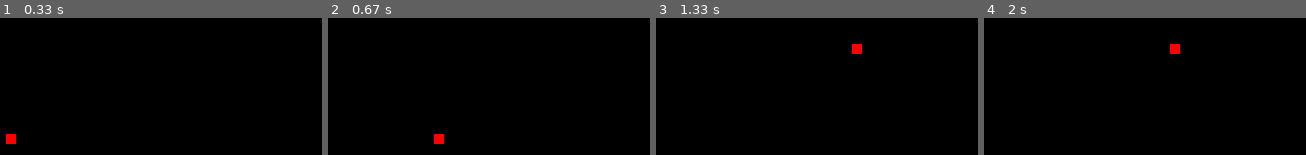
Above: before the commit, frames 1-4 (left to right).
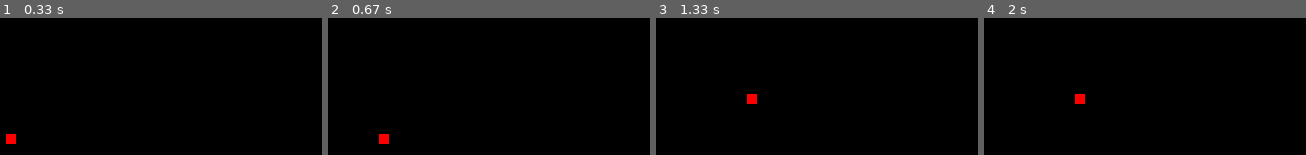
Above: after the commit, the same moments.

Repository: arimendelow/python_games
Game: pygame game, started from pygame_template.py
The game is run twice, just before and just after one commit, with the same random seed, the same clock (stepped at 60 frames per second) and the same inputs.
Inputs:
- Up to frame 1 (0.33 s): no input
- Up to frame 2 (0.67 s): hold Right from 0.33 s (still down)
- Up to frame 3 (1.33 s): release Right at 0.8 s; hold Up 0.83-1.13 s; hold Right from 1.17 s (still down)
- Up to frame 4 (2 s): release Right at 1.63 s; hold Left from 1.67 s (still down)

Frame 1 is identical in both runs. In frame 2, 0.5% of the frame differs, in the area x 15-37%, y 84-92%; in frame 3, 0.5%; in frame 4, 0.5%.

Commit message:
Just some updates

Diff:
--- a/pong/pong.py
+++ b/pong/pong.py
@@ -8,19 +8,20 @@
 # Control the size of the elements
 paddleWidth = 20
 paddleHeight = 100
-ballRad = 16
+ballRad = 15
 
 # What is the maximum angle (in degrees) of reflection from the paddle?
-maxAngle = 45
+maxAngle = 30
 
 # Controls the speed of the elements - in px/s
-paddleVel = 10
-ballVel = 10
+paddleVel = 25
+ballVel = 20
 
 # Allow us to set our FPS
 clock = pygame.time.Clock()
+fps = 120
 # redraws per second
-RPS = 30
+RPS = 120
 
 # Commonly used colors
 black = (0, 0, 0,)
@@ -28,17 +29,18 @@
 red = (255, 0, 0,)
 green = (0, 255, 0)
 blue = (0, 0, 255)
+yellow = (255, 255, 0)
 
 # Colors of the different elements
 bgColor = black
 paddleColor = white
-ballColor = white
+ballColor = red
 textColor = white
 
 # Make our window - this is what we'll draw on
 screenWidth = 720
 screenHeight = 480
-win = pygame.display.set_mode((screenWidth, screenHeight)) # Giving it a touple with the size of the window
+win = pygame.display.set_mode((screenWidth, screenHeight), 0, 16) # Giving it a touple with the size of the window
 pygame.display.set_caption(gameName) # Give the window a title
 bg = pygame.Surface(win.get_size())
 bg = bg.convert()
@@ -57,7 +59,8 @@
 # Global variables
 player = object
 opponent = object
-ball = object
+# ball = object
+balls = []
 
 # For displaying text
 def displayTextCenterAlign(fontSize, text, x, y, color = textColor):
@@ -71,20 +74,6 @@
 	text = font.render(text, True, color)
 	win.blit(text, (x, y))
 
-# class circle(object):
-# 	# For if character is a square
-# 	def __init__(self, radius = ballRad, x = screenWidth // 2, y = screenHeight // 2, color = ballColor, xvel = 0, dir = LEFT):
-# 		self.radius = radius
-# 		self.x = x
-# 		self.y = y
-# 		self.color = color
-# 		self.vel = vel
-# 		self.dir = dir
-
-# 	def draw(self, win):
-# 		# Draw the circle
-# 		pygame.draw.circle(win, self.color, (self.x, self.y), self.radius)
-
 class rectangle(object):
 	def __init__(self, width, height, x, y, xVel = 0, yVel = 0, color = white):
 		self.width = width
@@ -112,14 +101,16 @@
 		# Player
 	player.draw(win)
 		# Objectives
-	ball.draw(win)
+	for ball in balls:
+		ball.draw(win)
 
 	# Need to refresh the window to show any s, ie draws
 	pygame.display.update()
 
 def waitForStart():
 	global player
-	global ball
+	# global ball
+	global balls
 	global opponent
 	global score
 	waiting = True
@@ -138,17 +129,52 @@
 					yVel = paddleVel,
 					color = paddleColor
 				)
-				# Generate our first ball
-				ball = rectangle(
+				balls.append(rectangle(
 					width = ballRad,
 					height = ballRad,
-					x = screenWidth // 2,
-					y = screenHeight // 2,
+					x = screenWidth // 2 - ballRad // 2,
+					y = screenHeight // 2 - ballRad // 2,
 					xVel = -ballVel,
 					yVel = 0,
 					color = ballColor
-
-				)
+				))
+				# These are all for testing
+				# balls.append(rectangle(
+				# 	width = ballRad,
+				# 	height = ballRad,
+				# 	x = screenWidth // 2 - ballRad // 2,
+				# 	y = screenHeight // 2 - ballRad // 2 + 20,
+				# 	xVel = -ballVel,
+				# 	yVel = 0,
+				# 	color = blue
+				# ))
+				# balls.append(rectangle(
+				# 	width = ballRad,
+				# 	height = ballRad,
+				# 	x = screenWidth // 2 - ballRad // 2,
+				# 	y = screenHeight // 2 - ballRad // 2 - 20,
+				# 	xVel = -ballVel,
+				# 	yVel = 0,
+				# 	color = green
+				# ))
+				# balls.append(rectangle(
+				# 	width = ballRad,
+				# 	height = ballRad,
+				# 	x = screenWidth // 2 - ballRad // 2,
+				# 	y = screenHeight // 2 - ballRad // 2 + 40,
+				# 	xVel = -ballVel,
+				# 	yVel = 0,
+				# 	color = red
+				# ))
+				# balls.append(rectangle(
+				# 	width = ballRad,
+				# 	height = ballRad,
+				# 	x = screenWidth // 2 - ballRad // 2,
+				# 	y = screenHeight // 2 - ballRad // 2 - 40,
+				# 	xVel = -ballVel,
+				# 	yVel = 0,
+				# 	color = yellow
+				# ))
 				# Generate our opponent
 				# todo
 				score = 0
@@ -180,7 +206,8 @@
 def playGame():
 
 	global player
-	global ball
+	# global ball
+	global balls
 	global opponent
 	global score
 	global highScore
@@ -188,7 +215,7 @@
 	run = True
 	timedelta = 0
 	while run:
-		clock.tick(60) # 60 FPS
+		clock.tick(fps) # set FPS
 		# For tracking how many ms it's been since we last did a display update
 		timedelta += clock.tick(60)
 
@@ -212,35 +239,36 @@
 
 		if keys[pygame.K_DOWN] and player.y < screenHeight - player.height - player.yVel:
 			player.y += player.yVel
-
-		# Bounce the ball
-		# Off the walls
-		# Top wall (minus because yVel will be negative) & bottom wall
-		if ball.y <= 0 - ball.yVel or ball.y >= screenHeight - ball.height:
-			ball.yVel *= -1 # Bounce
-		# Right wall - for testing (diable this once the opponent has been added)
-		if ball.x >= screenWidth - ball.width - ball.xVel:
-			ball.xVel *= -1 # Bounce
-
-		# Off the paddle
-		# First of all, did it hit the user's paddle (which, remember, is on the left AKA x = 0)
-		if ball.x <= player.x + player.width and ball.x + ball.width > player.x:
-			if ball.y < player.y + player.height and ball.y + ball.height > player.y:
-				# Hit! Now, bounce.
-				# How far is the ball from the center of the paddle?
-				ballCenter = ball.y + ballRad / 2
-				paddleCenter = player.y + paddleHeight / 2
-				ballDelta = ballCenter - paddleCenter  # Negative if the ball is on the higher half of the paddle
-				# Scale this delta into angle of reflection, from 0 to ±maxAngle°
-				ballAngle = (ballDelta * maxAngle) / (paddleHeight / 2)
-				# Now, break up the ball velocity into its x and y components according to this angle
-				ball.xVel = abs(math.cos(ballAngle) * ballVel) # abs cuz it needs to be moving right after the bounce (positive value)
-				ball.yVel = math.sin(ballAngle) * ballVel
-
-		# Move the ball - rather than controlling the direction of the ball here,
-		# the xVel and yVel are made positive or negative by the code handling bouncing
-		ball.x += ball.xVel
-		ball.y += ball.yVel
+		for ball in balls:
+			# Bounce the ball
+			# Off the walls
+			# Top wall (minus because yVel will be negative) & bottom wall
+			if ball.y <= 0 - ball.yVel or ball.y >= screenHeight - ball.height:
+				ball.yVel *= -1 # Bounce
+			# Right wall - for testing (diable this once the opponent has been added)
+			if ball.x >= screenWidth - ball.width - ball.xVel:
+				ball.xVel *= -1 # Bounce
+
+			# Off the paddle
+			# First of all, did it hit the user's paddle (which, remember, is on the left AKA x = 0)
+			if ball.x < player.x + player.width and ball.x + ball.width > player.x + player.width:
+				if ball.y < player.y + player.height and ball.y + ball.height > player.y:
+					# Hit! Now, bounce.
+					# How far is the ball from the center of the paddle?
+					ballCenter = ball.y + ballRad / 2
+					paddleCenter = player.y + paddleHeight / 2
+					ballDelta = ballCenter - paddleCenter # Negative if the ball is on the higher half of the paddle
+					# Scale this delta into angle of reflection, from 0 to ±maxAngle°
+					ballAngle = (ballDelta * maxAngle) / (paddleHeight / 2)
+					print(ballAngle)
+					# Now, break up the ball velocity into its x and y components according to this angle
+					ball.xVel = abs(math.cos(ballAngle) * ballVel) # abs cuz it needs to be moving right after the bounce (positive value)
+					ball.yVel = math.sin(ballAngle) * ballVel
+
+			# Move the ball - rather than controlling the direction of the ball here,
+			# the xVel and yVel are made positive or negative by the code handling bouncing
+			ball.x += ball.xVel
+			ball.y += ball.yVel
 
 		# Limit how often it's redrawn
 		if timedelta > 1000 / RPS:
--- a/pygame_template.py
+++ b/pygame_template.py
@@ -15,6 +15,10 @@
 bg = pygame.Surface(win.get_size())
 bg = bg.convert()
 bg.fill(black)
+
+# Allow us to change our FPS
+clock = pygame.time.Clock()
+fps = 27 # Will get "list index out of range" if we go above this
 
 # Track score
 score = 0
@@ -64,6 +68,8 @@
 
 run = True
 while run:
+	clock.tick(fps)
+
 	# Check for events - anything that happens from the user
 	for event in pygame.event.get():
 		if event.type == pygame.QUIT: # If the exit button is pressed
--- a/test_game/test_game.py
+++ b/test_game/test_game.py
@@ -25,8 +25,7 @@
 # Track score
 score = 0
 
-
-pygame.display.set_caption("First Game") # Give the window a title
+pygame.display.set_caption("Silly Dumb Test Game HOORAY! (in all honesty you cannot win this game)") # Give the window a title
 
 class player(object):
 	# Load images
@@ -90,7 +89,7 @@
 		self.y = screenHeight -  characterHeight - 10
 		self.walkCount = 0
 		font1 = pygame.font.Font('pixelmix_bold.ttf', 50) # Size 30
-		text = font1.render(f"You lose!", 1, red)
+		text = font1.render("You lose!", 1, red)
 		win.blit(text, (screenWidth // 2 - text.get_width() // 2, screenHeight // 2 - text.get_height()))
 		pygame.display.update()
 
